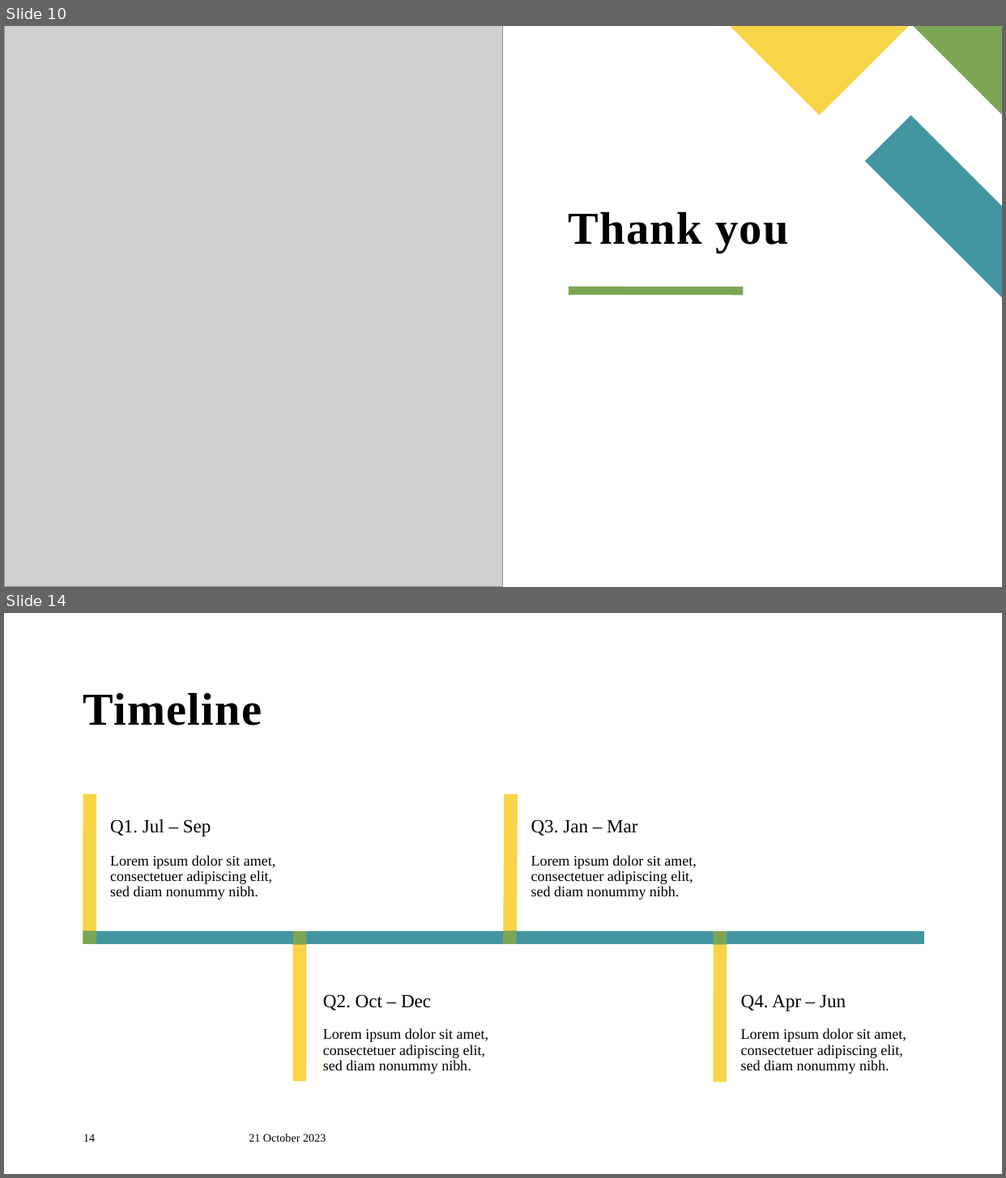
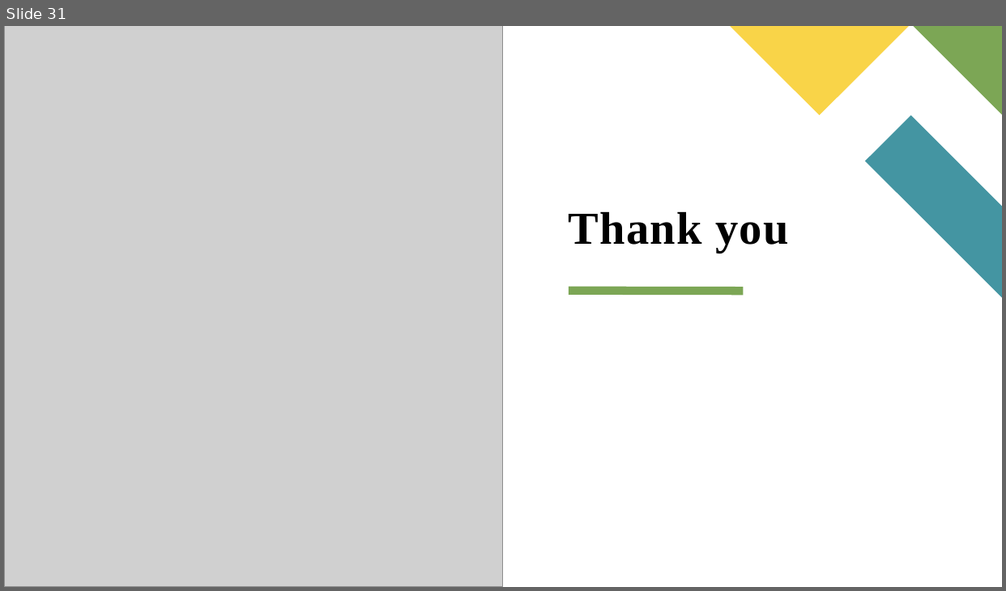
Before and after one commit to preethyannthomas/MiniProject_2024, a slide deck: Documents/Seminar.pptx. Shown one above the other, each under a label of ours: slides 10 and 14 before the commit, slide 31 after it; the slides between them are not shown. The pictures are 1006x1178 and 1006x591 pixels, drawn with LibreOffice and Linux fonts; fonts in the diff are those of the drawing; grey boxes stand for pictures. Boxes give left, top, right and bottom in pixels: in the first picture for what was removed or moved away, otherwise in the second. Text is boxed around its words. In the diff, an @@ line names an element or a change of style, - is before the commit and + after.

```diff
--- a/Documents/Seminar.pptx
+++ b/Documents/Seminar.pptx
@@ slide 14 removed at [4, 613, 1002, 1174], background #FFFFFF @@
@@ title removed at [83, 692, 262, 726] @@
-Timeline
@@ line removed from (90, 794) to (89, 944) @@
@@ line removed from (511, 794) to (510, 944) @@
@@ text removed at [110, 820, 211, 837] @@
-Q1. Jul – Sep
@@ text removed at [531, 820, 637, 836] @@
-Q3. Jan – Mar
@@ text removed at [110, 855, 275, 900] @@
-Lorem ipsum dolor sit amet, consectetuer adipiscing elit, sed diam nonummy nibh.
@@ text removed at [531, 855, 696, 900] @@
-Lorem ipsum dolor sit amet, consectetuer adipiscing elit, sed diam nonummy nibh.
@@ rectangle removed at [83, 931, 96, 944] @@
@@ line removed from (83, 938) to (925, 938) @@
@@ rectangle removed at [293, 932, 306, 945] @@
@@ line removed from (300, 932) to (300, 1082) @@
@@ rectangle removed at [503, 931, 517, 944] @@
@@ rectangle removed at [714, 932, 727, 945] @@
@@ line removed from (720, 933) to (720, 1082) @@
@@ text removed at [323, 995, 431, 1011] @@
-Q2. Oct – Dec
@@ text removed at [741, 995, 846, 1012] @@
-Q4. Apr – Jun
@@ text removed at [323, 1029, 488, 1074] @@
-Lorem ipsum dolor sit amet, consectetuer adipiscing elit, sed diam nonummy nibh.
@@ text removed at [741, 1029, 906, 1074] @@
-Lorem ipsum dolor sit amet, consectetuer adipiscing elit, sed diam nonummy nibh.
@@ page number removed at [83, 1134, 95, 1142] @@
-14
@@ text removed at [249, 1134, 326, 1142] @@
-21 October 2023
@@ what was slide 10 is now slide 31 @@
```
Also in this commit, not shown: 4 slides changed, 23 slides added, 7 other slides removed, 51 other files.
